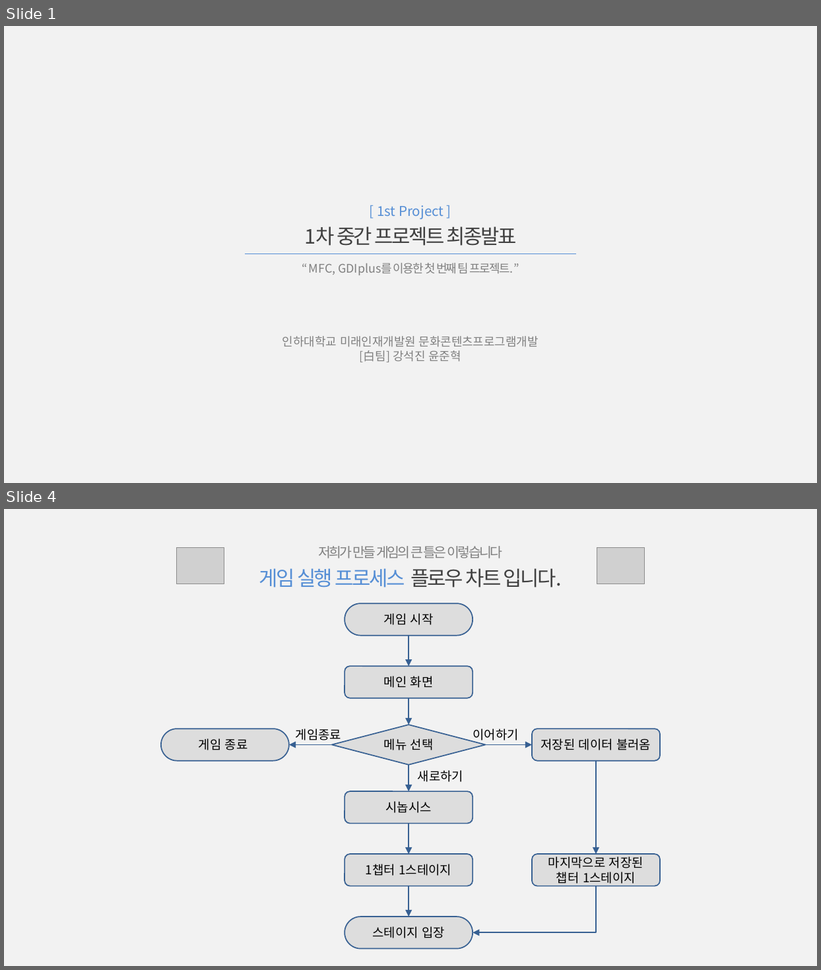
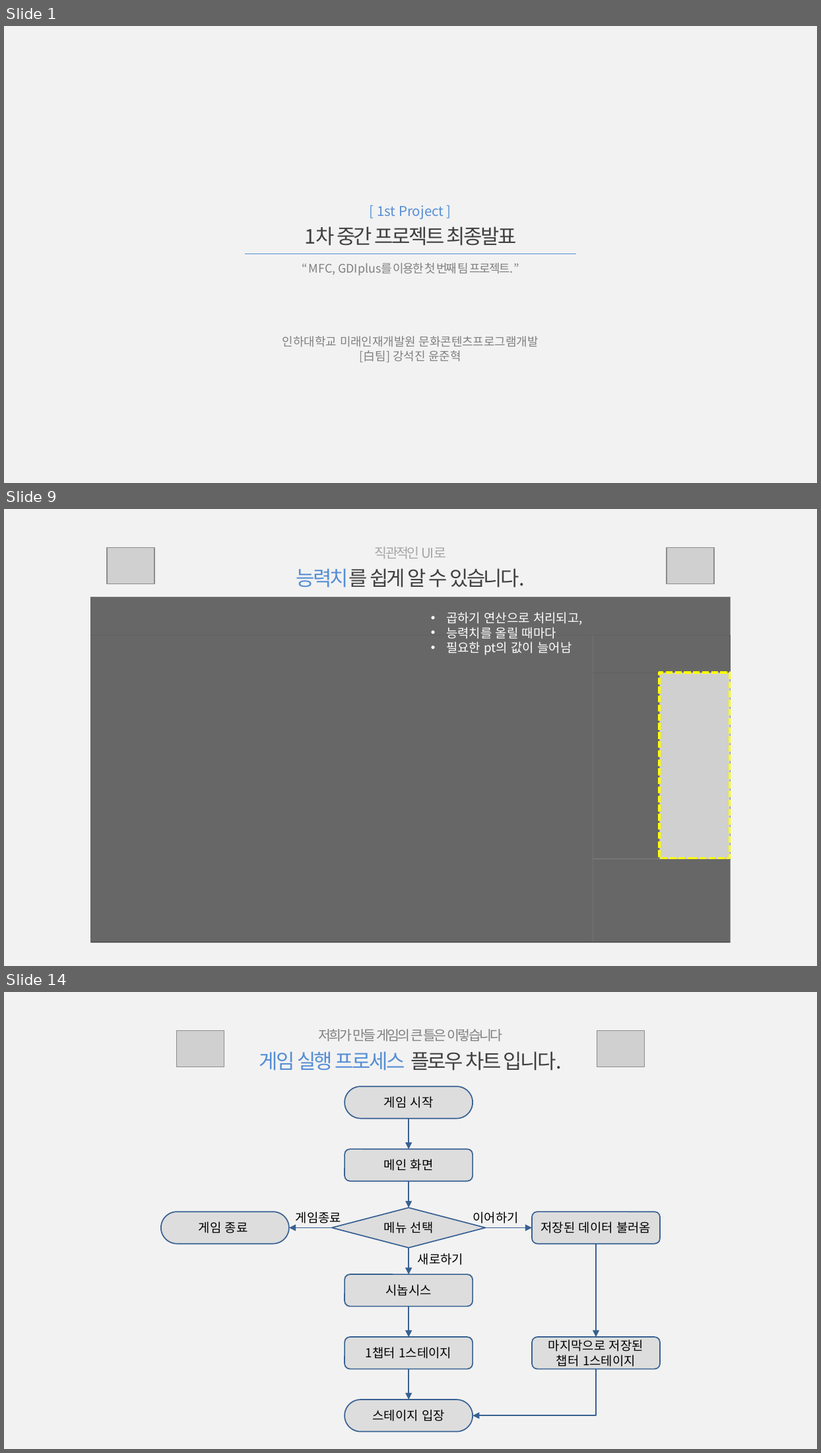
Before and after one commit to Hanel99/inha_1stproject, a slide deck: 기타/1차중간프로젝트_최종발표_白팀_강석진윤준혁.pptx. Shown one above the other, each under a label of ours: slides 1 and 4 before the commit, slides 1, 9 and 14 after it; the slides between them are not shown. The pictures are 821x970 and 821x1453 pixels, drawn with LibreOffice and Linux fonts; fonts in the diff are those of the drawing; grey boxes stand for pictures. Boxes give left, top, right and bottom in pixels: in the first picture for what was removed or moved away, otherwise in the second. Text is boxed around its words. In the diff, an @@ line names an element or a change of style, - is before the commit and + after.

```diff
--- a/기타/1차중간프로젝트_최종발표_白팀_강석진윤준혁.pptx
+++ b/기타/1차중간프로젝트_최종발표_白팀_강석진윤준혁.pptx
@@ slide 9 added at [4, 509, 817, 966], background #F2F2F2 @@
@@ picture added at [107, 548, 154, 585] @@
@@ text added at [296, 547, 525, 588], 18 pt, text #404040 @@
+직관적인 UI로
+능력치를 쉽게 알 수 있습니다.
@@ picture added at [667, 548, 714, 585] @@
@@ picture added at [91, 597, 731, 943] @@
@@ rectangle added at [91, 597, 730, 636], fill #000000 at 50% opacity @@
@@ text added at [446, 612, 583, 656], 11 pt, text #FFFFFF @@
+• 곱하기 연산으로 처리되고,
+• 능력치를 올릴 때마다
+• 필요한 pt의 값이 늘어남
@@ rectangle added at [91, 635, 593, 943], fill #000000 at 50% opacity @@
@@ rectangle added at [593, 635, 730, 673], fill #000000 at 50% opacity @@
@@ rectangle added at [593, 673, 659, 859], fill #000000 at 50% opacity @@
@@ rectangle added at [659, 673, 729, 858], outline #FFFF00 2 pt dashed @@
@@ rectangle added at [593, 859, 729, 943], fill #000000 at 50% opacity @@
@@ what was slide 4 is now slide 14 @@
```
Also in this commit, not shown: 2 slides changed, 9 other slides added, 5 other files.
